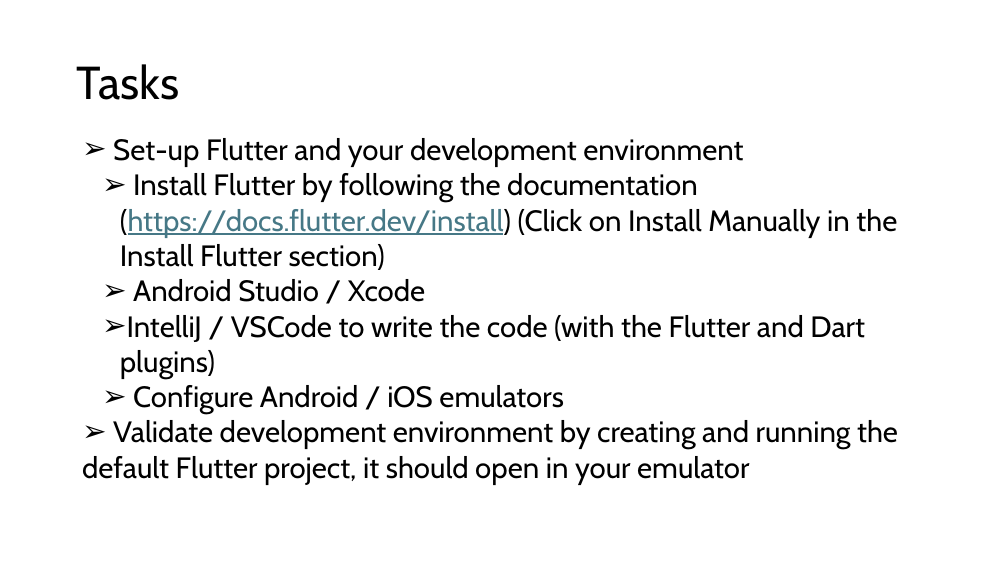
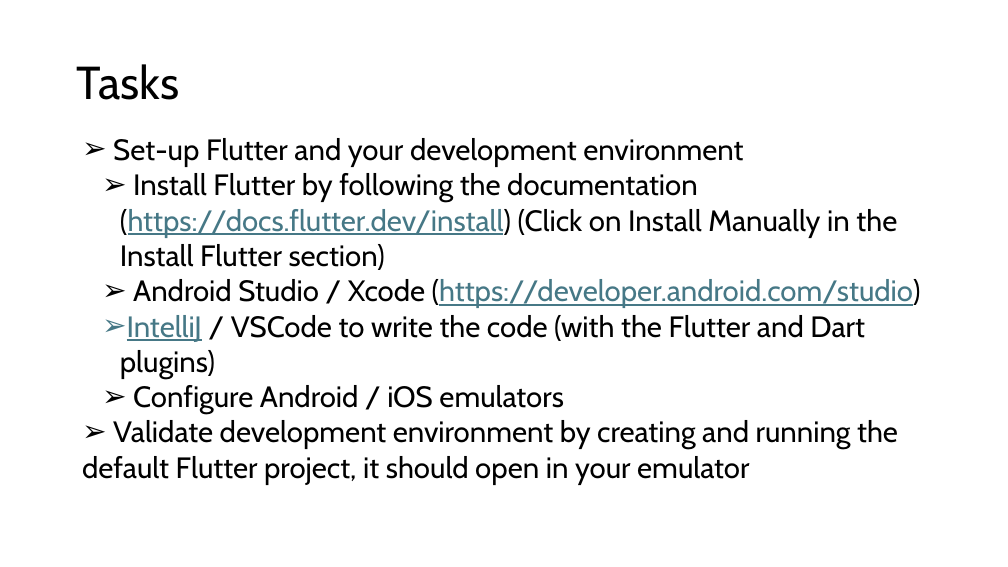
Before and after one commit to rusudinu/mobile-and-embedded-computing, a slide deck: slide 8 of labs/Mobile-and-Embedded-Lab1.pptx. Drawn at 1008x567 pixels with LibreOffice and Linux fonts; fonts in the diff are those of the drawing. Boxes give left, top, right and bottom in pixels: in the first picture for what was removed or moved away, otherwise in the second. Text is boxed around its words. In the diff, an @@ line names an element or a change of style, - is before the commit and + after.

Commit message:
hyperlink

```diff
--- a/labs/Mobile-and-Embedded-Lab1.pptx
+++ b/labs/Mobile-and-Embedded-Lab1.pptx
@@ text at [133, 279, 921, 308]: text changed; text colour #000000 to #467886 @@
-  ➢ Android Studio / Xcode
+  ➢ Android Studio / Xcode (https://developer.android.com/studio)
@@ text at [120, 315, 865, 379]: text colour #000000 to #467886, underline on in "IntelliJ" @@
```
